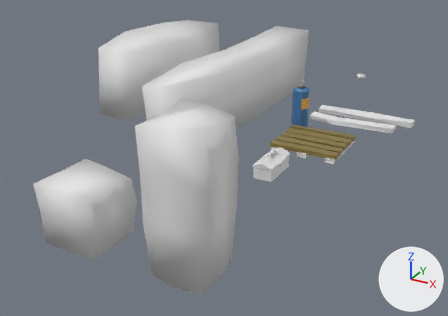
The Blender file Assets/Models/Map/Decorations.blend: old version first, new version second.
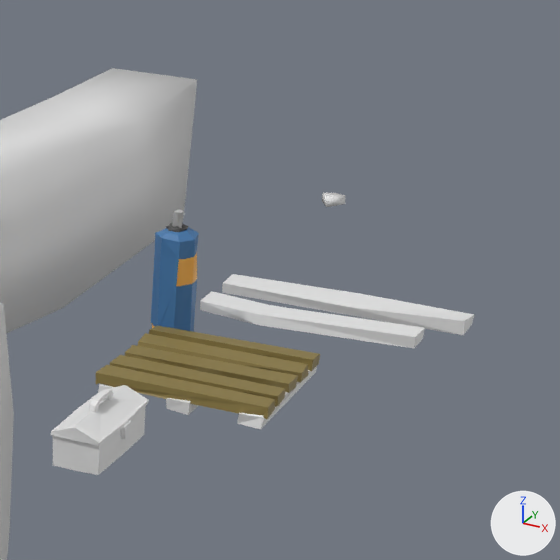
Each version appears first whole from a camera (50 mm lens) standing at (52.4, -130.5, 54.1) and looking at (-13.6, -10.4, -5.9), and next in a close-up on the part from 52% to 100% of the width and 0% to 68% of the height. Lighting does not change. The marker at lower right points along +X, +Y and +Z.

Script lines for the objects in view, before the commit:
```python
me_cube_002 = bpy.data.meshes.new('Cube.002')
me_cube_002.from_pydata(...)  # 86 vertices, 71 faces; spans x -2.2..2.4, y -4.75..4.72, z -0.05..4.77
# faces by material slot: [43, 27, 1]
me_cube_002.materials.append(mat_basecolour)
me_cube_002.materials.append(mat_baseshade)
me_cube_002.materials.append(mat_safetyyellow)
me_cube_003 = bpy.data.meshes.new('Cube.003')
me_cube_003.from_pydata(...)  # 20 vertices, 15 faces; spans x -6.4..6.3, y -35.4..35.7, z -1.0..16.6
me_cube_003.polygons.foreach_set('use_smooth', [True] * 15)
me_cylinder_001 = bpy.data.meshes.new('Cylinder.001')
me_cylinder_001.from_pydata([(0.03, 0.98, 0.0), (0.04, 0.85, 1.02), (1.5, 0.32, 0.0), (1.36, 0.48, 0.99), (-0.07, -1.97, 0.95), (-0.06, -2.07, 0.0), (-1.38, 0.34, 0.0), (-1.33, 0.34, 1.0)], [], [(0, 1, 3, 2), (2, 3, 4, 5), (7, 6, 5, 4), (6, 7, 1, 0), (2, 5, 6, 0), (1, 7, 4, 3)])
me_cylinder_001.polygons.foreach_set('use_smooth', [True] * 6)
ob_cheeseslice = bpy.data.objects.new('CheeseSlice', me_cylinder_001)
ob_cheeseslice.location = (0.0, 52.0, 0.0)
ob_hedgelong = bpy.data.objects.new('HedgeLong', me_cube_003)
ob_hedgelong.location = (-17.3, 4.5, 0.6)
ob_toolbox = bpy.data.objects.new('ToolBox', me_cube_002)
ob_toolbox.location = (5.0, -24.0, 0.1)
# also in view: 'WoodPlate' at (7.5, -7.0, 1.0); 'Canistor' at (0.0, 3.1, 5.4); 'Plank1' at (10.4, 11.3, 0.4); 'HedgeTall' at (4.7, -55.2, 8.5); 'Plank2' at (12.0, 17.5, 0.4)
```
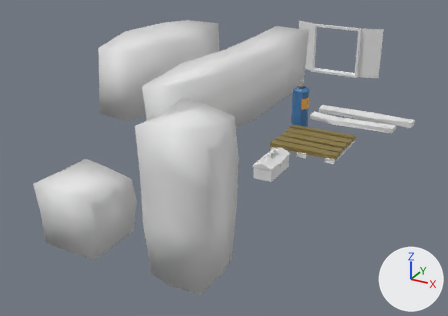
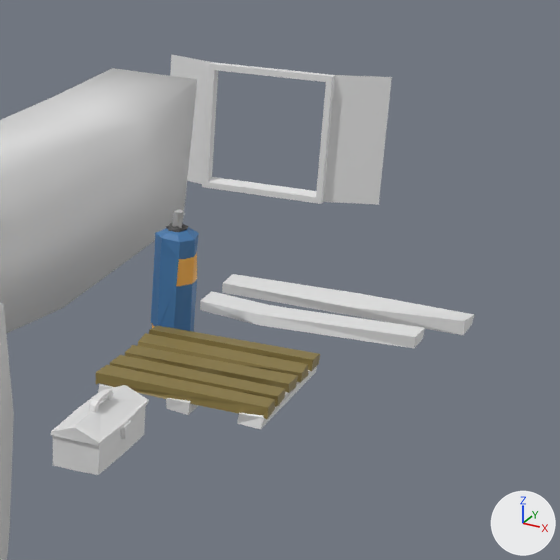
Pixel boxes (x1, y1, x2, y2) of what changed, in the close-ups (560 x 560 px):
'OpenWindow', added
    after: (170, 54, 392, 205)
'CheeseSlice', deleted
    before: (322, 193, 345, 207)

The edits, one by one:
Mesh me_cube_008 is new.
It has 24 vertices, 24 faces and spans x -21.0..6.0, y 0.0..3.7, z 0.0..15.0.
Object 'CheeseSlice' (ob_cheeseslice) is deleted.
Object 'OpenWindow' (ob_openwindow) is new; it shows me_cube_008.
Its location is (-1.0, 51.0, 0.0).
